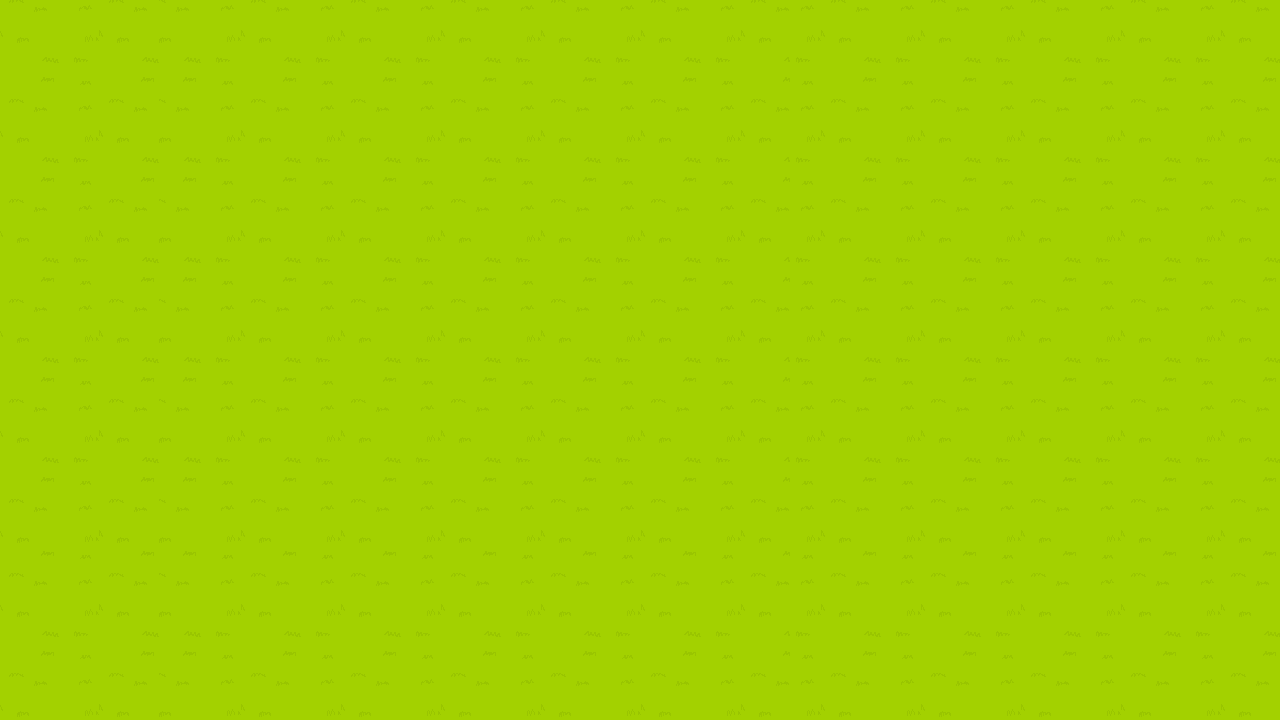
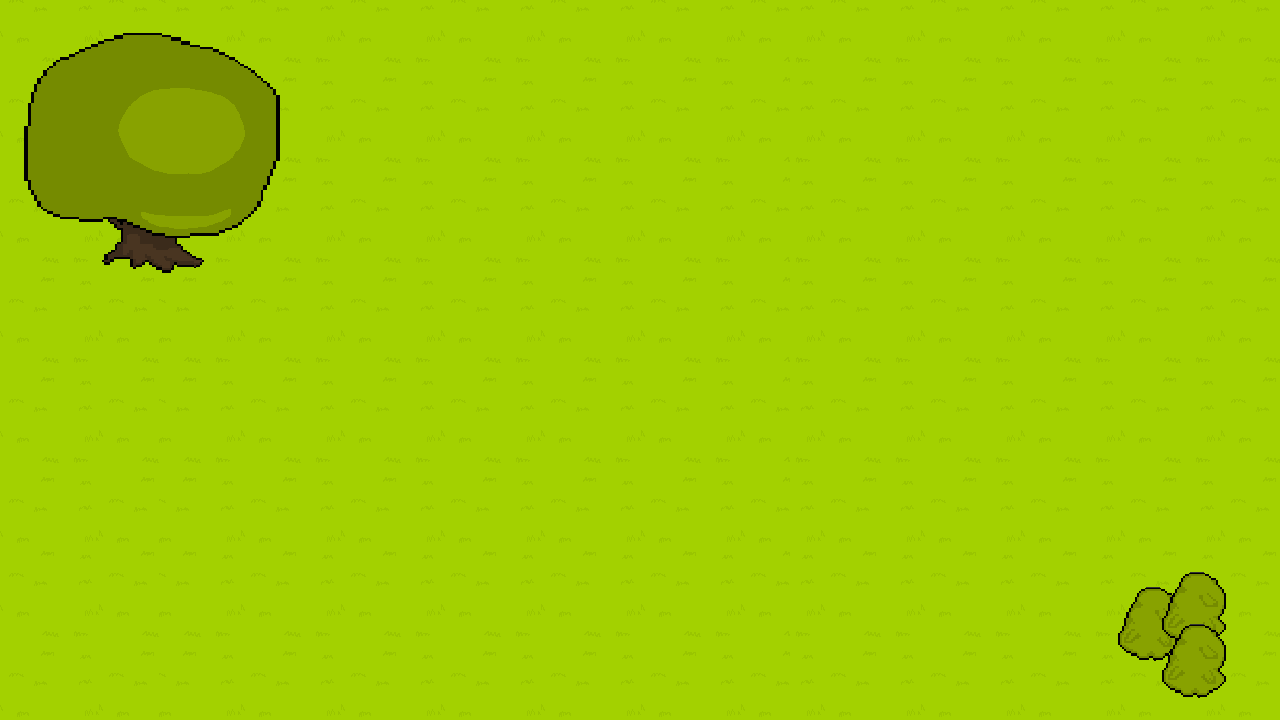
Two versions of the same layered image (1280×720). Layer-by-layer changes:
added layer "Camada 5" above "Camada 4" over (1162, 624, 1226, 698)
added layer "Camada 4" above "Camada 3" over (1162, 572, 1226, 646)
added layer "Camada 3" above "Camada 2" over (1118, 587, 1182, 661)
added layer "Camada 2" above "Camada 1" over (24, 33, 280, 273)
